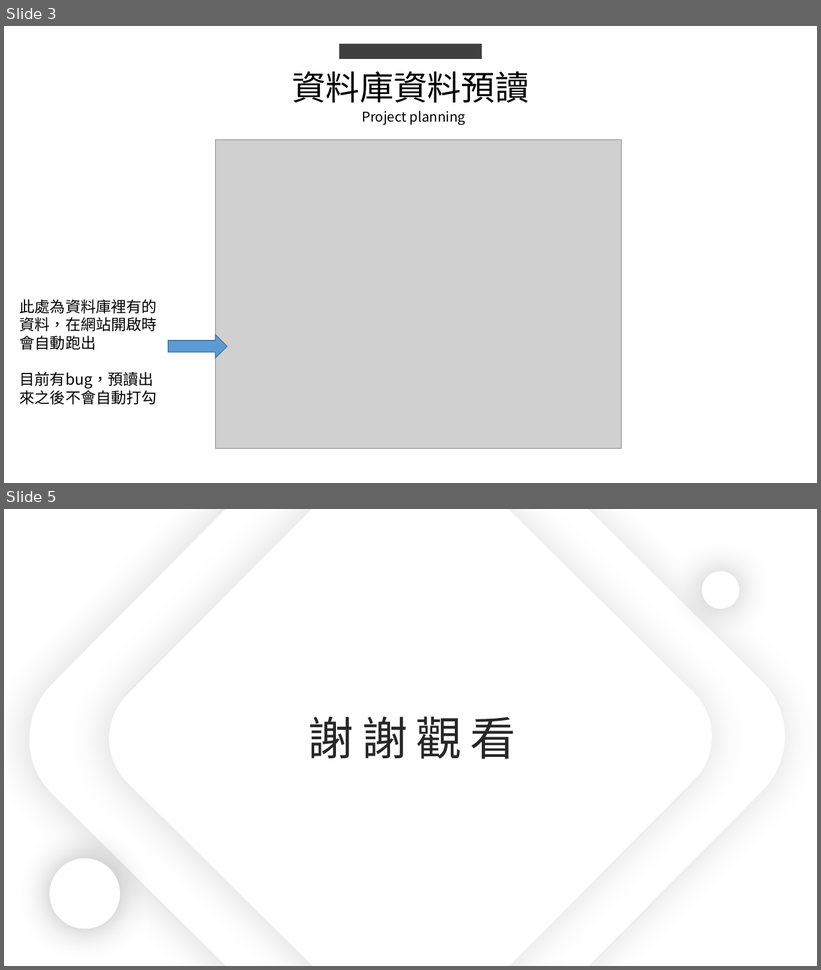
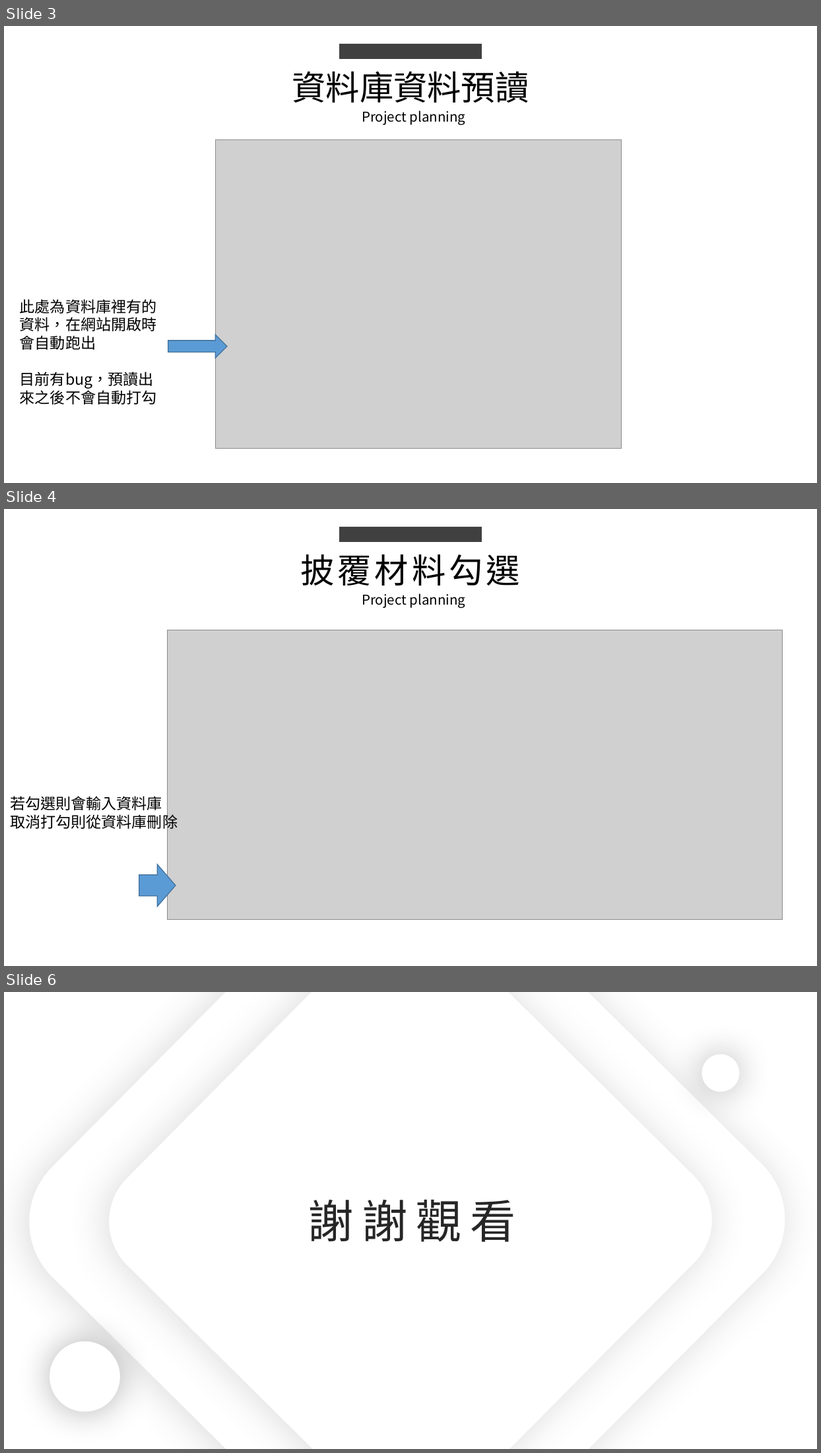
Before and after one commit to king637324/KnowledgeGreenhouseSystem, a slide deck: 工作日報_葉柏漢/2021.08/2021.08.19(加班)~2021.08.20工作日報_葉柏漢.pptx. Shown one above the other, each under a label of ours: slides 3 and 5 before the commit, slides 3, 4 and 6 after it; the slides between them are not shown. The pictures are 821x970 and 821x1453 pixels, drawn with LibreOffice and Linux fonts; fonts in the diff are those of the drawing; grey boxes stand for pictures. Boxes give left, top, right and bottom in pixels: in the first picture for what was removed or moved away, otherwise in the second. Text is boxed around its words. In the diff, an @@ line names an element or a change of style, - is before the commit and + after.

```diff
--- a/工作日報_葉柏漢/2021.08/2021.08.19(加班)~2021.08.20工作日報_葉柏漢.pptx
+++ b/工作日報_葉柏漢/2021.08/2021.08.19(加班)~2021.08.20工作日報_葉柏漢.pptx
@@ slide 4 added at (x1=4, y1=509, x2=817, y2=966), background #FFFFFF @@
@@ rectangle added at (x1=339, y1=527, x2=482, y2=542), fill #404040 @@
@@ text added at (x1=300, y1=555, x2=520, y2=586), 40 pt, text #000000 @@
+披覆材料勾選
@@ text added at (x1=362, y1=593, x2=466, y2=608), 16 pt, text #000000 @@
+Project planning
@@ picture added at (x1=168, y1=630, x2=783, y2=920) @@
@@ text added at (x1=10, y1=796, x2=178, y2=832), 18 pt, text #000000 @@
+若勾選則會輸入資料庫
+取消打勾則從資料庫刪除
@@ down arrow added at (x1=139, y1=865, x2=176, y2=907), fill #5B9BD5, outline #43739E 1 pt @@
@@ what was slide 5 is now slide 6 @@
```
Also in this commit, not shown: 2 slides changed, 9 other files.
